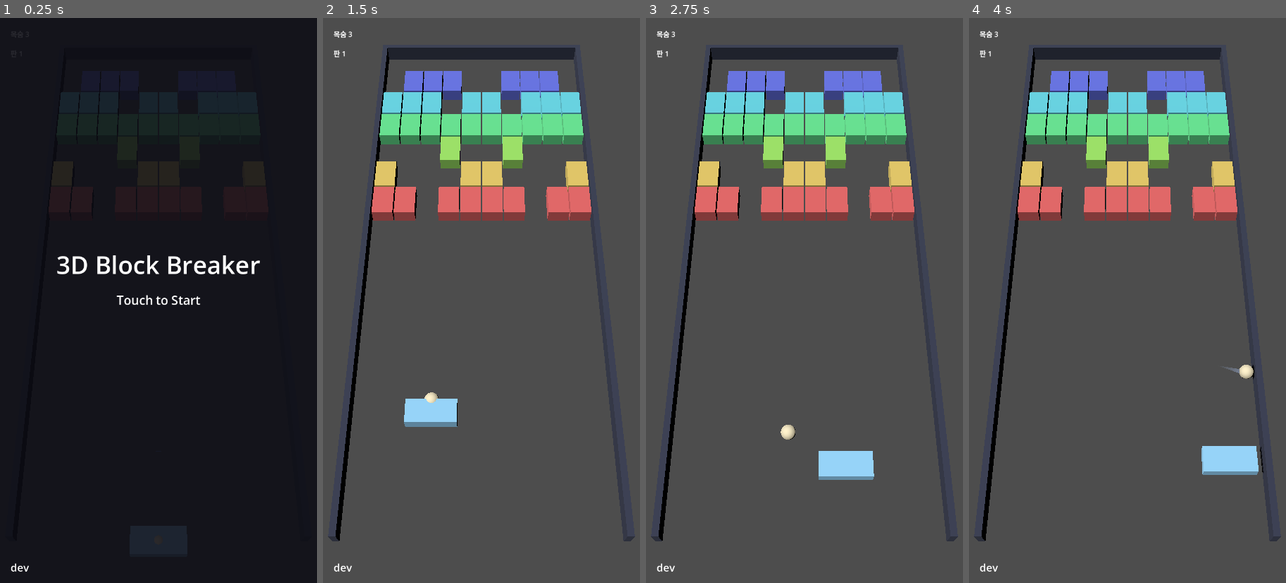
Above: before the commit, frames 1-4 (left to right).
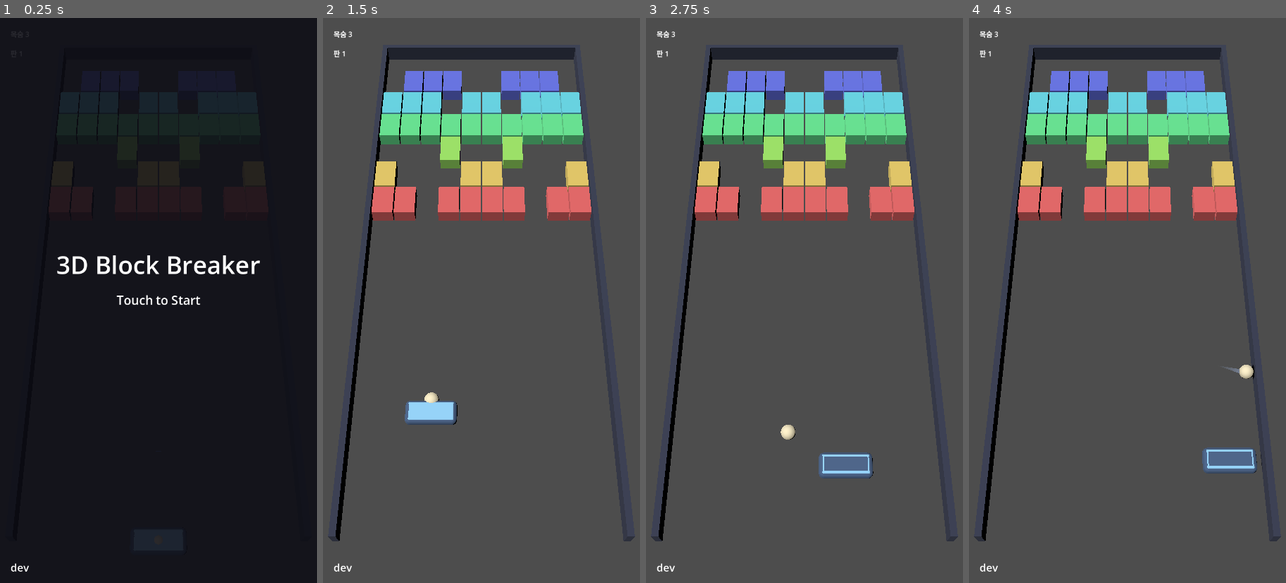
Above: after the commit, the same moments.

Repository: kjw5541a-hash/3DBlockBreaker
Game: Godot game, scene res://scenes/game.tscn
Same seed, same stepped clock (60 frames per second), same inputs: the game is played once before the commit and once after it.
Inputs (mouse positions are in pixels of both pictures, inside the frame that each line leads up to):
- Up to frame 1 (0.25 s): no input
- Up to frame 2 (1.5 s): tap Enter at 0.5 s; move the mouse to (551, 272) at 0.52 s; click (551, 272) at 0.67 s; tap Space at 1.25 s; drag from (418, 328) to (465, 413) at 1.27 s
- Up to frame 3 (2.75 s): move the mouse to (836, 176) at 2.02 s; click (836, 176) at 2.17 s
- Up to frame 4 (4 s): drag from (1111, 413) to (1032, 215) at 2.77 s; move the mouse to (1222, 385) at 3.52 s; click (1222, 385) at 3.67 s

The runs differ from the first frame. In frame 1, less than 0.1% of the frame differs, in the area x 57-60%, y 90-95%; in frame 2, 0.4%; in frame 3, 0.7%; in frame 4, 0.8%, in the area x 73-93%, y 75-81%.

Commit message:
feat: 패들을 조각한 메시로 교체
상자 하나였던 패들을 Blender 에서 만든 모델로 바꾼다. 모서리를 굴린
프레임 위에 러버 면을 얹은 탁구 배트 형태 — 설계 문서의 "탁구 배트처럼
쓰는 패들"을 그대로 형태로 옮긴 것이다.

- 치수는 판정 상자와 같게 내보냈다(1.28 x 0.30 x 0.60, 원점 중심).
  Blender Z-up 을 Godot Y-up 으로 바꾸는 축 변환이 틀어지면 눈으로 받은
  자리와 실제 맞는 자리가 달라지므로 테스트로 고정한다.
- glTF 가 실어 온 금속 재질은 코드 재질로 덮는다. 웹 빌드의 GL
  Compatibility 에는 반사 환경이 없어 금속이 검게 죽는다.
- Enlarge 는 메시 크기 대신 scale.x 로 넓힌다. 굴린 끝 모서리가 같이
  늘어나지만 1.5 배라 눈에 안 띈다.

Co-Authored-By: Claude Opus 5 <noreply@anthropic.com>

Diff:
--- a/scripts/board_view.gd
+++ b/scripts/board_view.gd
@@ -308,8 +308,10 @@
 	# 기울기를 눈에 보이게 한다. 법선과 같은 부호 규약을 쓴다.
 	_paddle.rotation = Vector3(0.0, 0.0, -deg_to_rad(field.paddle.tilt_deg))
 	# Enlarge 로 반폭이 바뀌면 메시도 따라간다 — 안 그러면 판정 상자와
-	# 눈에 보이는 크기가 어긋난다.
-	(_paddle.mesh as BoxMesh).size.x = field.paddle.half_width * 2.0
+	# 눈에 보이는 크기가 어긋난다. 조각한 메시는 크기를 못 바꾸므로 늘린다.
+	# 굴린 끝 모서리까지 같이 늘어나지만 1.5 배라 눈에 안 띈다 — 거슬리면
+	# 끝단 두 조각을 떼어 내고 가운데만 늘리는 3분할로 바꾸면 된다.
+	_paddle.scale.x = field.paddle.half_width / Tuning.PADDLE_HALF_WIDTH
 
 func _make_brick(col: int, row: int, kind: int) -> MeshInstance3D:
 	var rect := BrickGrid.cell_rect(col, row)
@@ -368,12 +370,29 @@
 	m.material_override = mat
 	return m
 
+# Blender 에서 조각한 패들. 모서리를 굴린 프레임 위에 러버 면을 얹은 탁구
+# 배트 형태라 상자로는 못 만든다. 치수는 판정 상자와 같게 맞춰 내보냈다
+# (1.28 x 0.30 x 0.60) — test_board_view 가 그걸 지킨다.
+const PADDLE_MODEL := "res://assets/paddle.glb"
+
 func _make_paddle() -> MeshInstance3D:
-	var mesh := BoxMesh.new()
-	mesh.size = Vector3(Tuning.PADDLE_HALF_WIDTH * 2.0, Tuning.PADDLE_THICKNESS, 0.6)
-	var m := MeshInstance3D.new()
-	m.mesh = mesh
-	var mat := StandardMaterial3D.new()
-	mat.albedo_color = Color(0.6, 0.85, 1.0)
-	m.material_override = mat
-	return m
+	var scene := (load(PADDLE_MODEL) as PackedScene).instantiate()
+	var mesh := (scene.get_child(0) as MeshInstance3D).mesh
+	scene.free()
+	var m := MeshInstance3D.new()
+	m.mesh = mesh
+	# glTF 가 실어 온 재질은 금속성이 높다. 웹 빌드의 GL Compatibility 에는
+	# 반사 환경이 없어 금속이 검게 죽으므로, 여기서 코드 재질로 덮는다.
+	# 면 순서가 아니라 이름으로 고르는 것은, 모델을 다시 내보내면 순서가
+	# 조용히 바뀌어도 색이 안 뒤집히게 하려는 것이다.
+	for i in mesh.get_surface_count():
+		var src := mesh.surface_get_material(i)
+		m.set_surface_override_material(i,
+			_paddle_material(Color(0.6, 0.85, 1.0) if src.resource_name == "ice"
+				else Color(0.30, 0.40, 0.55)))
+	return m
+
+func _paddle_material(albedo: Color) -> StandardMaterial3D:
+	var mat := StandardMaterial3D.new()
+	mat.albedo_color = albedo
+	return mat
--- a/tests/test_board_view.gd
+++ b/tests/test_board_view.gd
@@ -13,6 +13,7 @@
 	_test_brick_break_spawns_fragments()
 	_test_item_meshes_follow_the_field()
 	_test_paddle_mesh_widens_with_enlarge()
+	_test_the_paddle_mesh_matches_the_hit_box()
 	_test_laser_meshes_follow_the_field()
 	_test_warm_up_draws_every_item_letter()
 	_test_warm_up_hands_the_pool_back_intact()
@@ -174,19 +175,60 @@
 	assert(view.item_count() == 0, "아이템이 다 사라졌는데 메시가 %d 개 남았다" % view.item_count())
 	view.free()
 
+# 눈에 보이는 폭은 메시 크기가 아니라 "메시 폭 x 스케일"이다. 메시가 상자에서
+# 조각한 모델로 바뀌어도 이 계약은 그대로 남아야 해서 이렇게 잰다.
+func _paddle_world_width(view: BoardView) -> float:
+	return view._paddle.mesh.get_aabb().size.x * view._paddle.scale.x
+
 func _test_paddle_mesh_widens_with_enlarge() -> void:
 	var view := BoardView.new()
 	root.add_child(view)
 	var f := PlayField.new()
 	f.grid.fill_all(0)
 	view.build(f.grid)
-	var base_size := (view._paddle.mesh as BoxMesh).size.x
+	view.sync(f)
+	var base_size := _paddle_world_width(view)
+	assert(is_equal_approx(base_size, Tuning.PADDLE_HALF_WIDTH * 2.0),
+		"기본 상태에서 보이는 폭이 판정 반폭과 다르다: %f" % base_size)
 	f.active_item = Item.E
 	f.step(Vector2(0.0, Tuning.PADDLE_BAND_MIN_V), 1.0 / 120.0)
 	view.sync(f)
-	var widened_size := (view._paddle.mesh as BoxMesh).size.x
+	var widened_size := _paddle_world_width(view)
+	assert(is_equal_approx(widened_size, f.paddle.half_width * 2.0),
+		"Enlarge 뒤 보이는 폭이 판정 반폭과 어긋난다: %f vs %f"
+		% [widened_size, f.paddle.half_width * 2.0])
 	assert(widened_size > base_size,
-		"Enlarge 가 활성인데 패들 메시가 그대로다: %f -> %f" % [base_size, widened_size])
+		"Enlarge 가 활성인데 패들이 그대로다: %f -> %f" % [base_size, widened_size])
+	view.free()
+
+# 패들은 이제 Blender 에서 조각한 메시다. 두께와 깊이가 판정 상자와 어긋나면
+# 눈으로 받은 자리와 실제로 맞는 자리가 달라진다. 축 변환(Blender Z-up ->
+# Godot Y-up)이 틀어지면 바로 여기서 걸린다.
+func _test_the_paddle_mesh_matches_the_hit_box() -> void:
+	var view := BoardView.new()
+	root.add_child(view)
+	var f := PlayField.new()
+	f.grid.fill_all(0)
+	view.build(f.grid)
+	var aabb := view._paddle.mesh.get_aabb()
+	assert(is_equal_approx(aabb.size.x, Tuning.PADDLE_HALF_WIDTH * 2.0),
+		"메시 폭이 판정 폭과 다르다: %f" % aabb.size.x)
+	assert(is_equal_approx(aabb.size.y, Tuning.PADDLE_THICKNESS),
+		"메시 두께가 PADDLE_THICKNESS 와 다르다: %f" % aabb.size.y)
+	assert(is_equal_approx(aabb.position.y + aabb.size.y * 0.5, 0.0),
+		"메시가 원점 기준으로 안 맞춰져 있다: %f" % aabb.position.y)
+	# 프레임과 러버 두 면. 하나로 합쳐지면 러버 색을 따로 못 준다.
+	assert(view._paddle.mesh.get_surface_count() == 2,
+		"패들 메시 면이 %d 개다 — 프레임/러버 두 면이어야 한다"
+		% view._paddle.mesh.get_surface_count())
+
+	# 러버 면은 공이 닿는 윗면이고, 지금까지의 패들 색(0.6, 0.85, 1.0)을 그대로
+	# 물려받는다. 파괴 조각도 같은 색이라 둘이 어긋나면 부서질 때 색이 튄다.
+	for i in view._paddle.mesh.get_surface_count():
+		var is_rubber := view._paddle.mesh.surface_get_material(i).resource_name == "ice"
+		var shown := (view._paddle.get_surface_override_material(i) as StandardMaterial3D).albedo_color
+		assert(is_rubber == (shown == Color(0.6, 0.85, 1.0)),
+			"면 %d 의 색이 뒤바뀌었다 — 러버=%s 인데 색은 %s" % [i, is_rubber, shown])
 	view.free()
 
 func _test_laser_meshes_follow_the_field() -> void:
Binary file added: assets/paddle.glb
Not shown, added: assets/paddle.glb.import
